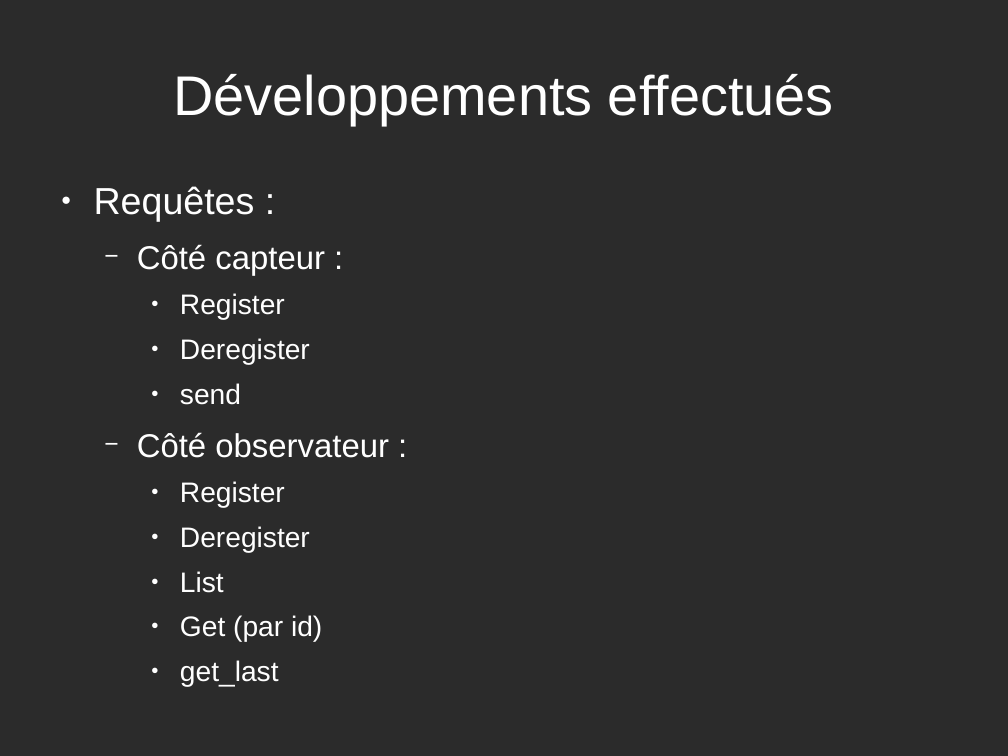
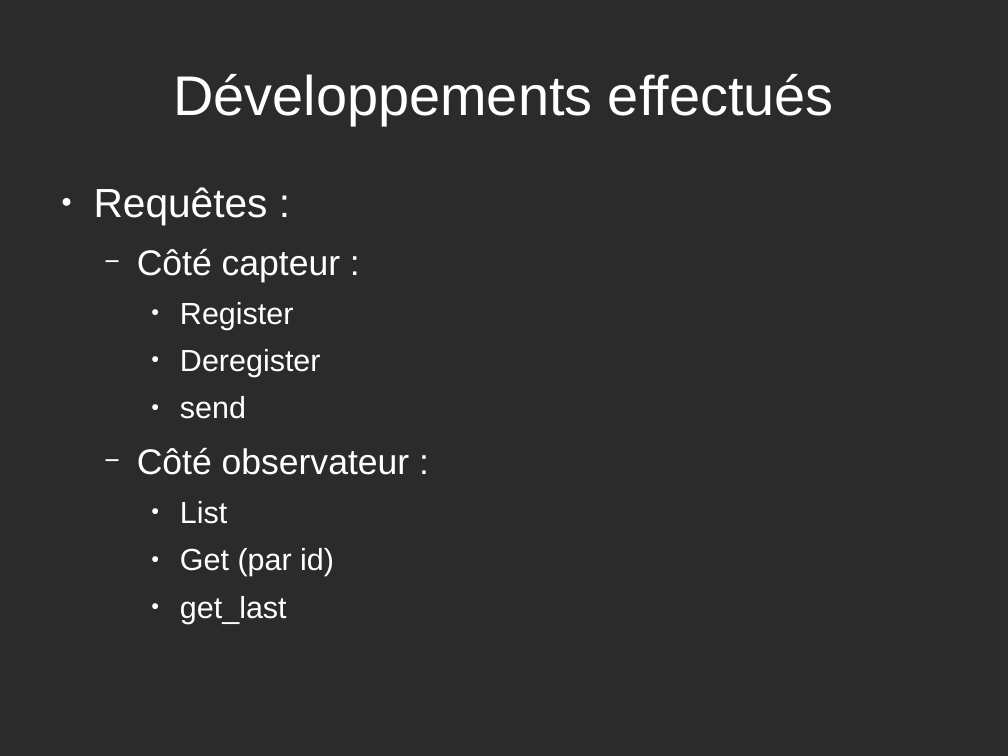
Before and after one commit to rrhardy/projet_techno_grp_5, a slide deck: slide 4 of transparents.odp. Drawn at 1008x756 pixels with LibreOffice and Linux fonts; fonts in the diff are those of the drawing; background and template pictures are left out; a plain dark background stands for a picture behind light text. Boxes give left, top, right and bottom in pixels: in the first picture for what was removed or moved away, otherwise in the second. Text is boxed around its words. In the diff, an @@ line names an element or a change of style, - is before the commit and + after.

```diff
--- a/transparents.odp
+++ b/transparents.odp
@@ text "Requêtes :" at [94,187,410,623]: size 29.6 to 32 pt in "Requêtes :"; size 25.9 to 28 pt in "Côté capteur :", "Côté observateur :"; size 22.2 to 24 pt in "Register", "Deregister", "send", "List" and 2 more places @@
@@ text at [180,481,310,552]: paragraphs removed @@
-    ● Register
-    ● Deregister
```
Also in this commit, not shown: 3 slides added, 10 other files.
